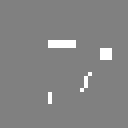
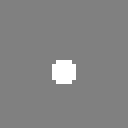
Comparing the layer stacks of the two 128 × 128 images. Changes:
added group "Tank" with 13 layers above "magicien" over [48, 40, 112, 104]
added group "tank - dos" with 2 layers in group "Tank" over [48, 40, 112, 104]
added layer "tank - dos - tablier" in group "tank - dos" over [52, 60, 76, 84]
hid group "magicien" (14 layers) over [48, 40, 112, 104]
